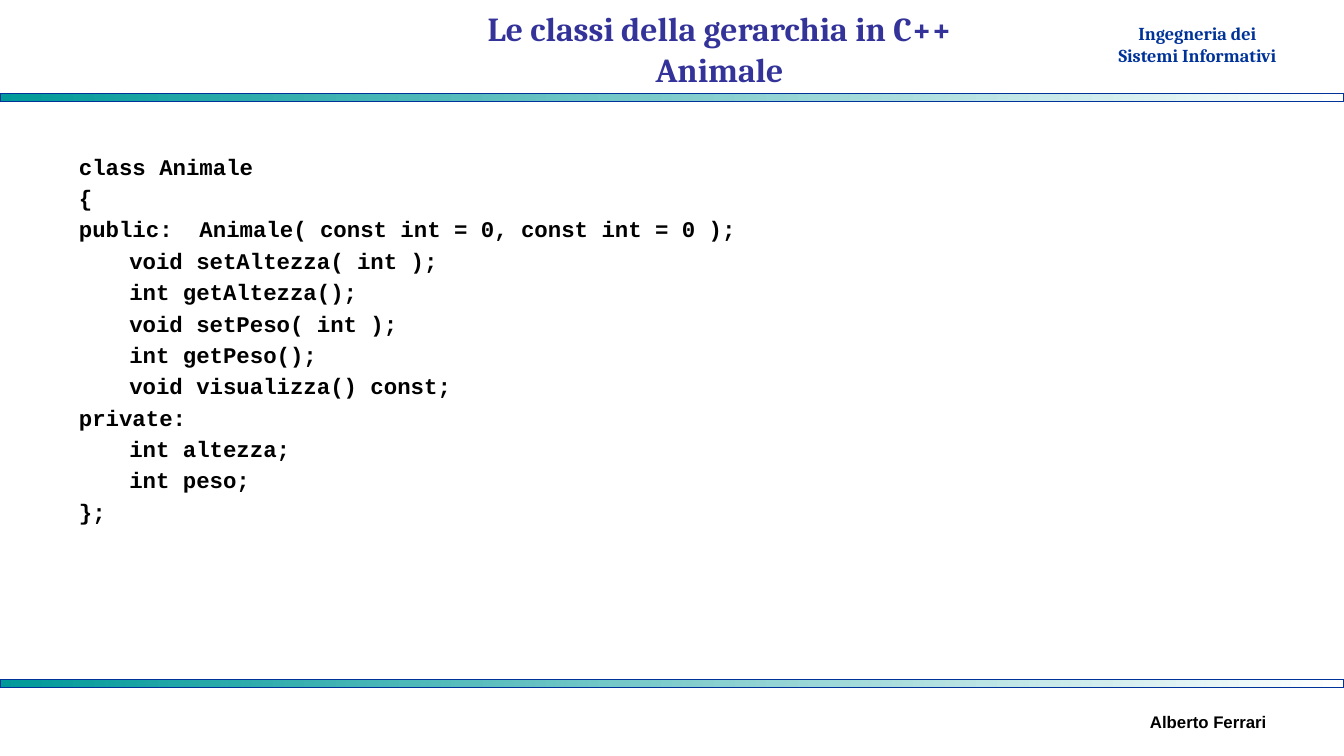
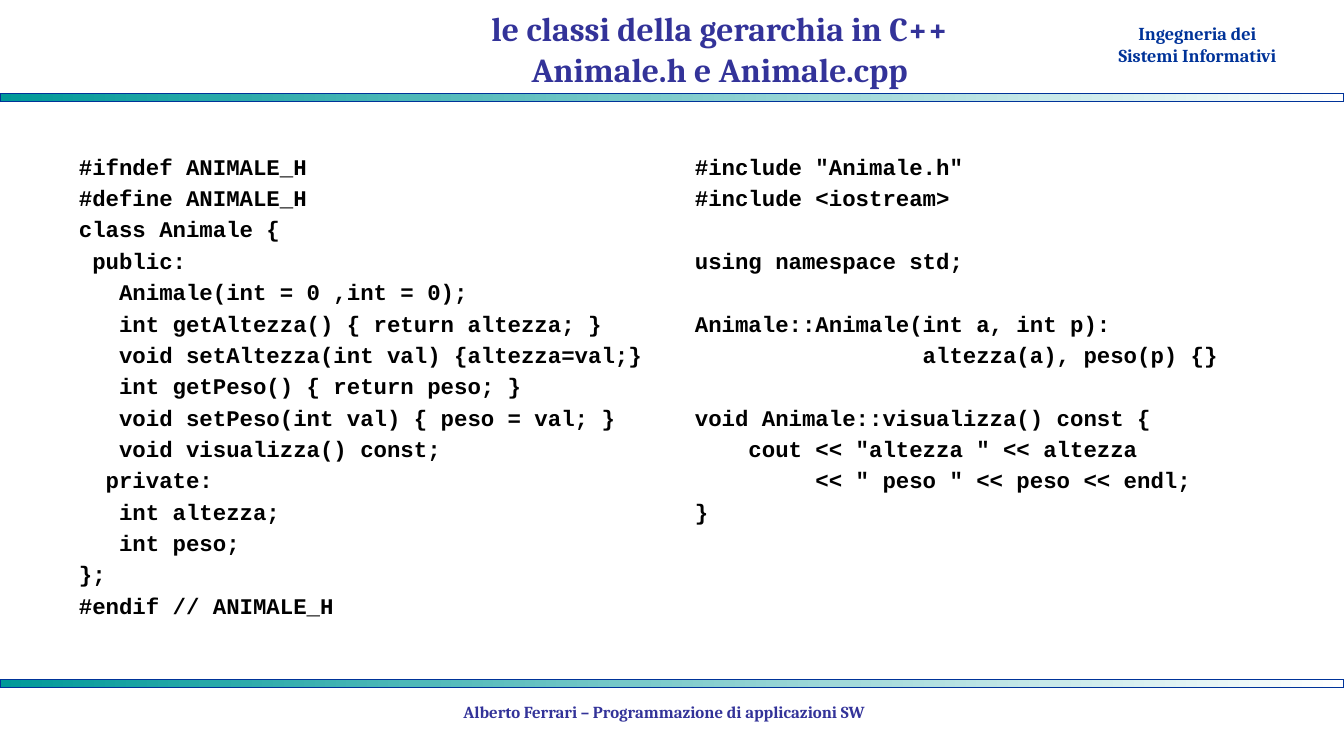
Before and after one commit to albertoferrari/pasw, a slide deck: slide 6 of lezioni/PASW05 - ereditarietà.pptx (slide 7 before the commit). Drawn at 1344x756 pixels with LibreOffice and Linux fonts; fonts in the diff are those of the drawing; background and template pictures are left out. Boxes give left, top, right and bottom in pixels: in the first picture for what was removed or moved away, otherwise in the second. Text is boxed around its words. In the diff, an @@ line names an element or a change of style, - is before the commit and + after.

```diff
--- a/lezioni/PASW05 - ereditarietà.pptx
+++ b/lezioni/PASW05 - ereditarietà.pptx
@@ title at [491, 17, 947, 89]: text changed @@
-Le classi della gerarchia in C++
-Animale
+le classi della gerarchia in C++
+Animale.h e Animale.cpp
@@ text at [79, 159, 642, 431]: text changed @@
-class Animale
-{
-public: Animale( const int = 0, const int = 0 );
-  void setAltezza( int );
-  int getAltezza();
-  void setPeso( int );
-  int getPeso();
+#ifndef ANIMALE_H
+#define ANIMALE_H
+class Animale {
+public:
+Animale(int = 0 ,int = 0);
+int getAltezza() { return altezza; }
+void setAltezza(int val) {altezza=val;}
+int getPeso() { return peso; }
+void setPeso(int val) { peso = val; }
@@ text added at [695, 159, 1191, 493], 16 pt, text #000000, bold @@
+#include "Animale.h"
+#include <iostream>
+using namespace std;
+Animale::Animale(int a, int p):
+altezza(a), peso(p) {}
+void Animale::visualizza() const {
+cout << "altezza " << altezza
+<< " peso " << peso << endl;
+}
@@ text at [119, 441, 440, 556]: list level 2 to 1 in "void visualizza() const;"; list level 2 to 1 in "int altezza;"; list level 2 to 1 in "int peso;" @@
@@ text at [79, 598, 334, 617]: paragraph added @@
+#endif // ANIMALE_H
@@ text added at [463, 706, 865, 722], 12 pt, text #333399, bold @@
+Alberto Ferrari – Programmazione di applicazioni SW
@@ text removed at [1150, 716, 1266, 728] @@
-Alberto Ferrari
```
Also in this commit, not shown: 15 other slides changed, 16 slides added, 5 slides removed, 1 other file.
